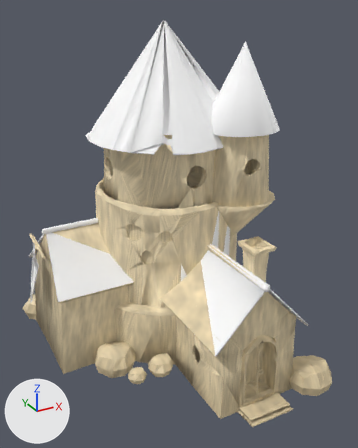
A saved change to the Blender file art/game/assets/3d/castle_d1/source.blend.
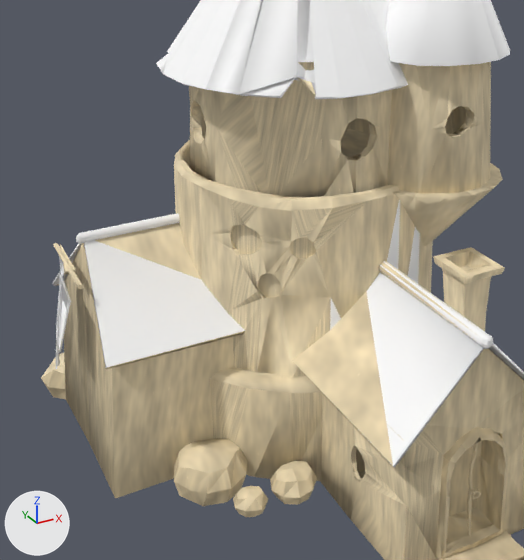
Each version appears first whole from a 50 mm lens placed at (-2.01, -4.03, 3.44), pointed at (0.13, -0.15, 1.5), and next in a close-up on the part from 0% to 80% of the width and 22% to 91% of the height. Every picture has the same lights, and +X, +Y and +Z are marked at lower left. The first two pictures are the older version.

Objects in the first close-up: 'castle_d1'.
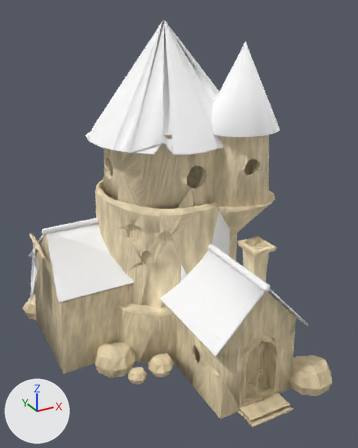
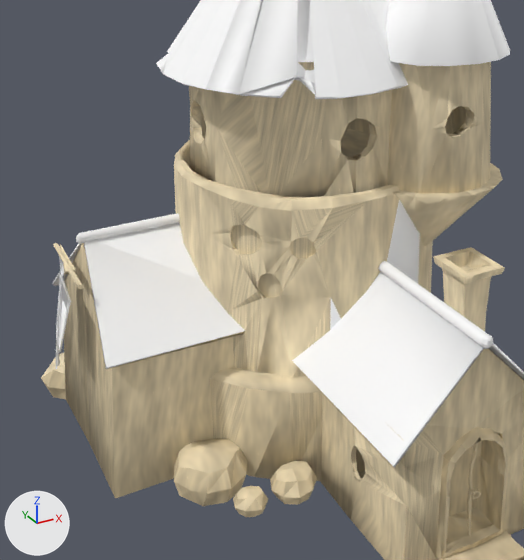
Where the change shows, as pixel boxes [x1, y1, x2, y2] in the close-ups (524 x 560 px):
```json
{"part": 1, "of": "me_castle_d1", "change": "recoloured", "before": [95, 201, 469, 465], "after": [95, 201, 469, 465]}
{"part": 2, "of": "me_castle_d1", "change": "recoloured", "before": [298, 78, 316, 96], "after": [298, 78, 316, 96]}
```

The change, as JSON lines over the scene's bpy script:
```json
{"block": "me_castle_d1", "where": "me_castle_d1.from_pydata(...)  # 3934 vertices, 3274 faces; spans x -1.24..1.24, y -1.45..1.45, z 0.0..3.32"}
{"block": "me_castle_d1", "where": "# used by ob_castle_d1; location = (0.0, 0.0, 0.0)"}
{"block": "me_castle_d1", "change": "me_castle_d1 part 1: 22 of the faces centred in x -1.11..0.76, y -0.45..0.93, z 0.8..1.34 switch from mat_mesh_0_stone (picture img_mesh_0_stone_tex) to mat_team (white #ffffff)"}
{"block": "me_castle_d1", "change": "me_castle_d1 part 2: 15 of the faces centred in x -0.01..1.02, y -0.41..0.0, z 2.25..2.59 switch from mat_mesh_0_stone (picture img_mesh_0_stone_tex) to mat_team (white #ffffff)"}
```
